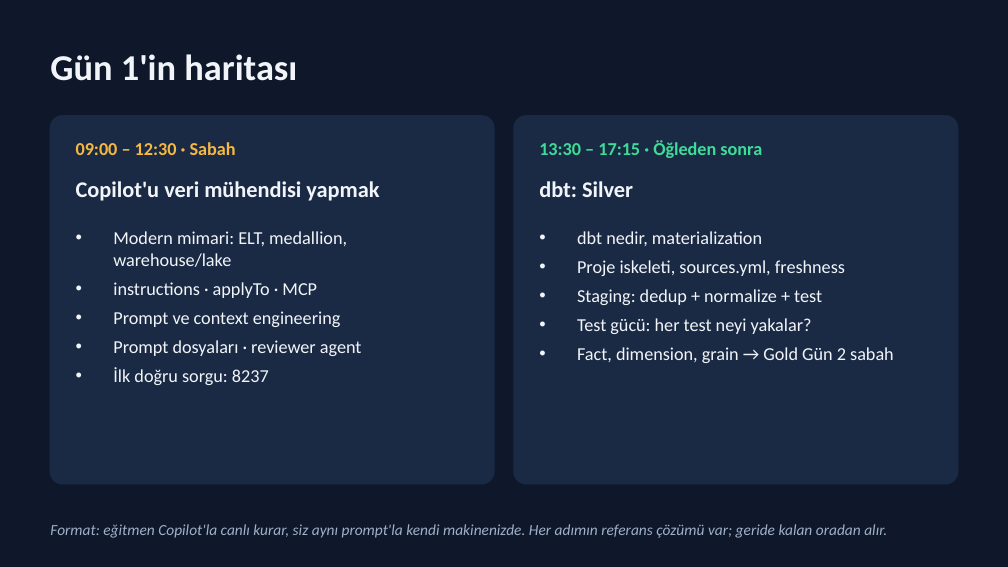
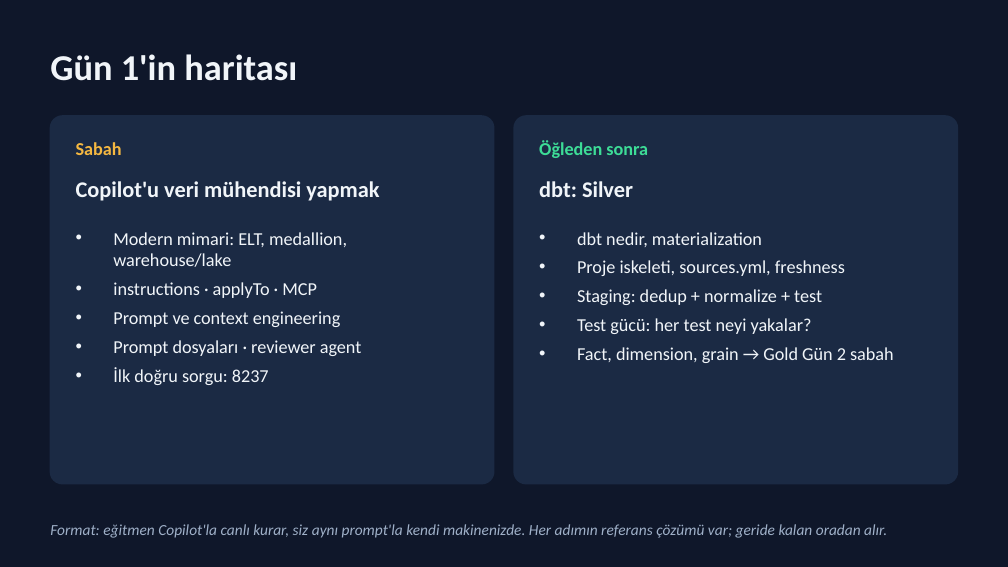
Before and after one commit to halitkalayci/turkcell-veri, a slide deck: slide 2 of gun1.pptx. Drawn at 1008x567 pixels with LibreOffice and Linux fonts; fonts in the diff are those of the drawing. Boxes give left, top, right and bottom in pixels: in the first picture for what was removed or moved away, otherwise in the second. Text is boxed around its words. In the diff, an @@ line names an element or a change of style, - is before the commit and + after.

Commit message:
update

```diff
--- a/gun1.pptx
+++ b/gun1.pptx
@@ text at box(76, 142, 122, 155): text changed @@
-09:00 – 12:30 · Sabah
+Sabah
@@ text at box(539, 141, 648, 158): text changed @@
-13:30 – 17:15 · Öğleden sonra
+Öğleden sonra
```
